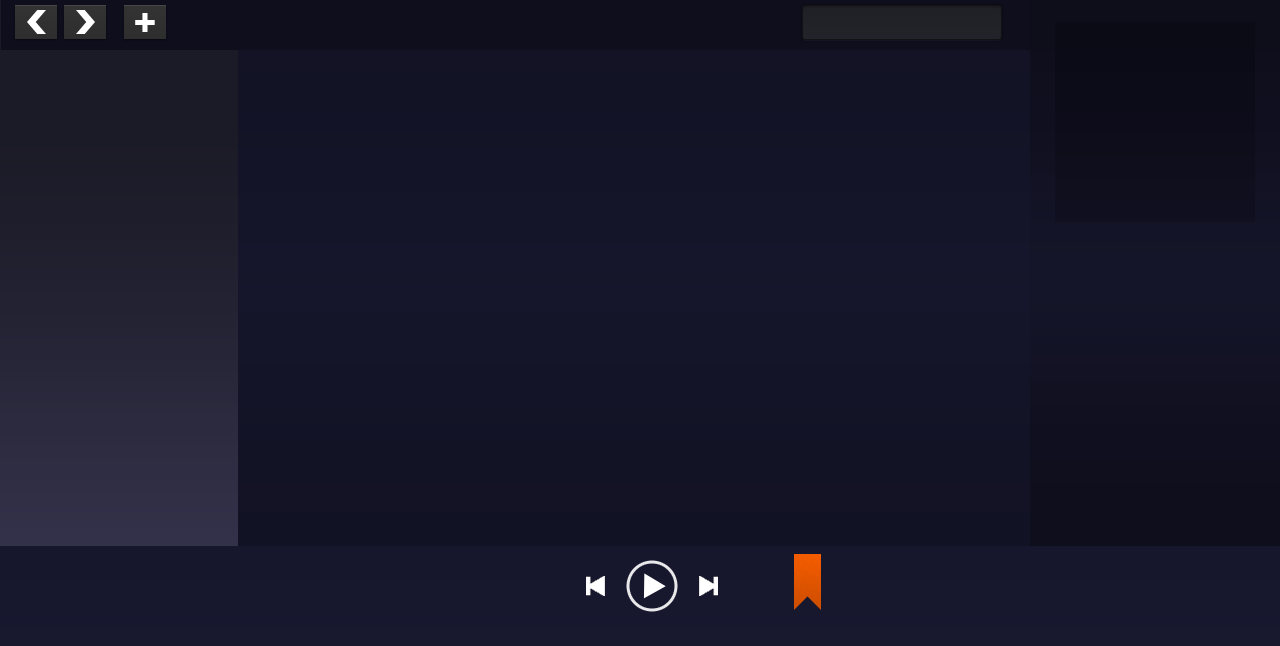
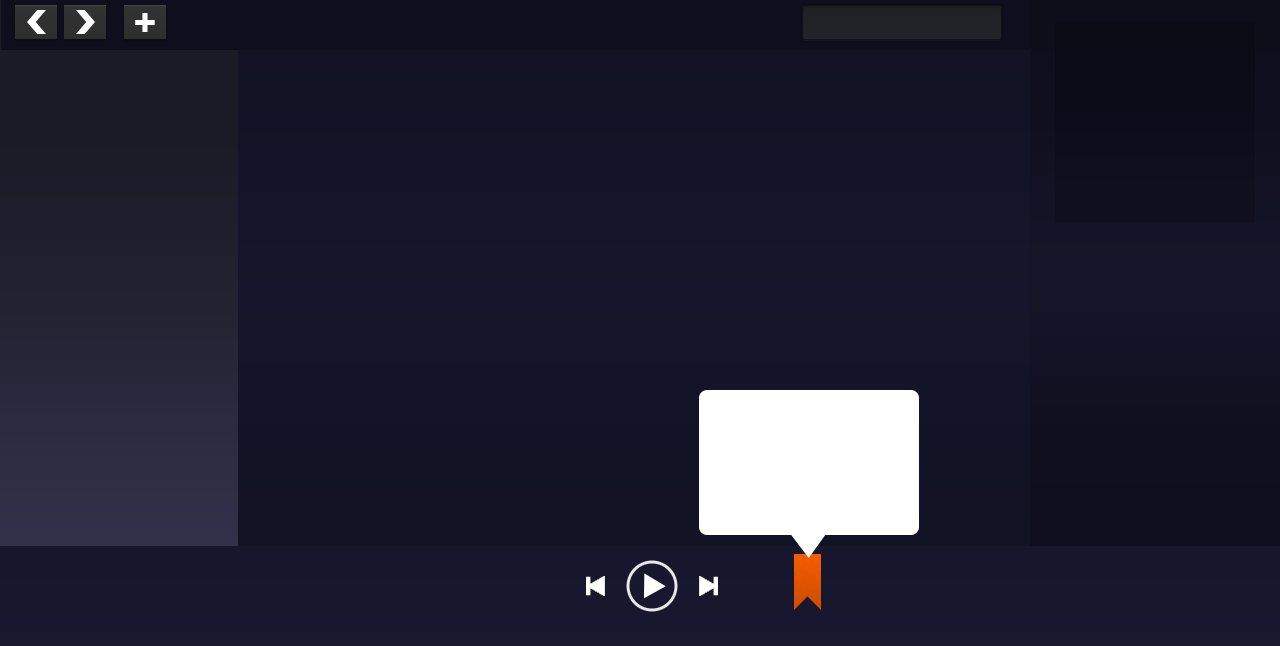
Layers edited between the first and the second 1280px x 646px image:
added group "Bookmark popover" with 2 layers in group "Layers" over [699, 390, 919, 558]
added layer "Polygon 2" in group "Bookmark popover" over [775, 513, 841, 558]
added layer "Rounded Rectangle 1" in group "Bookmark popover" over [699, 390, 919, 535]
